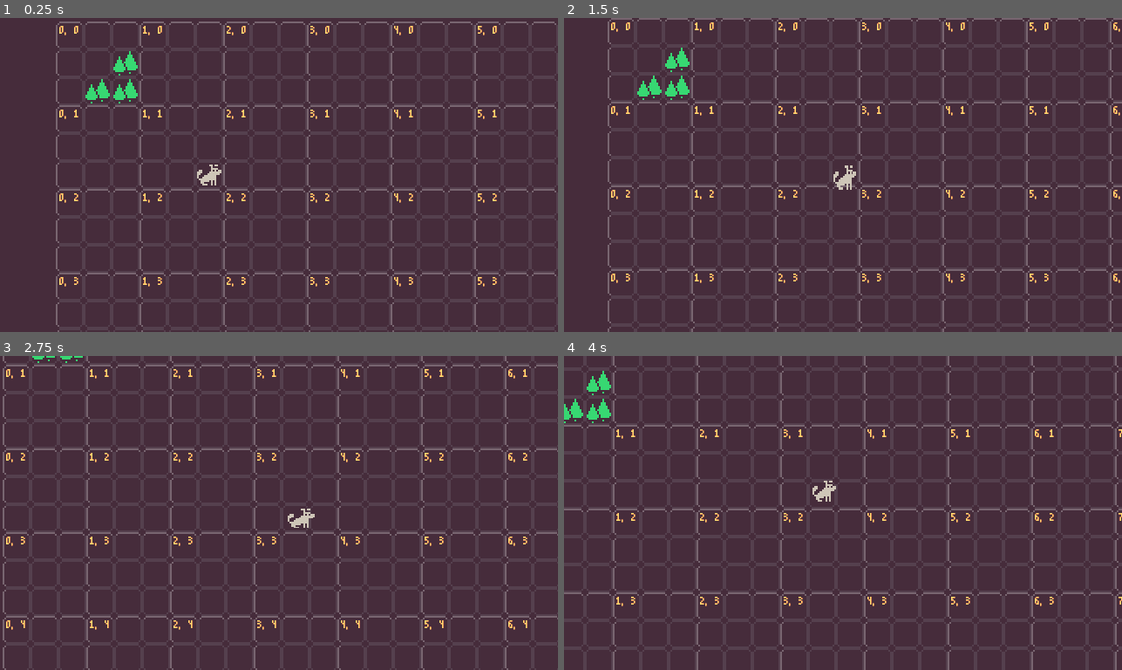
Above: before the commit, frames 1-4 (two rows, left to right).
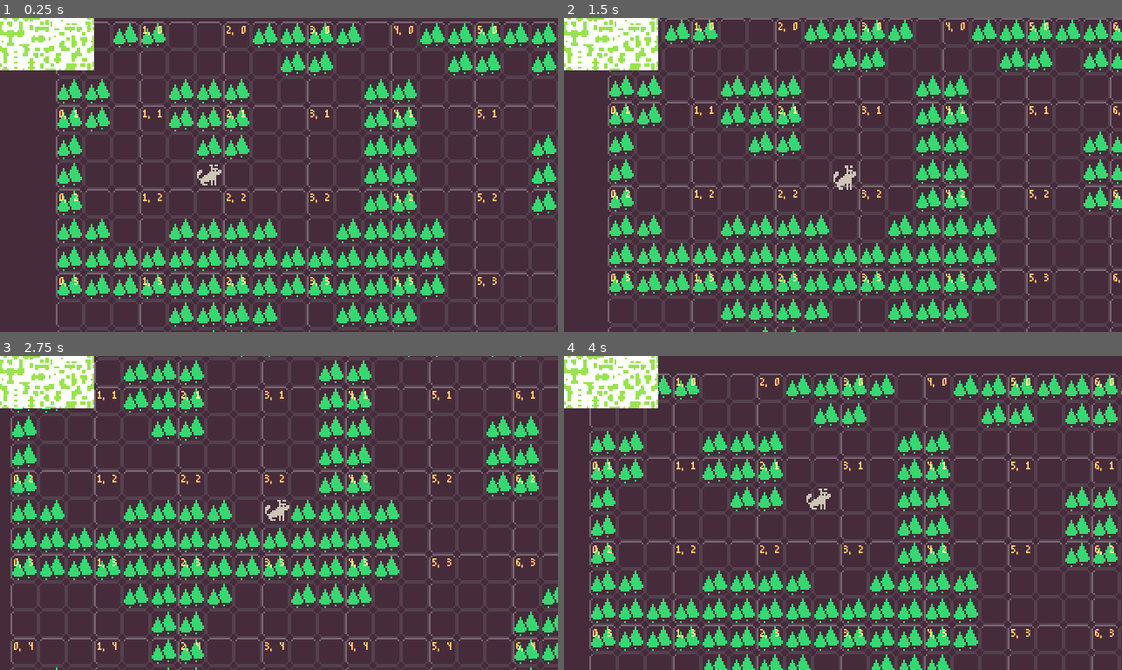
Above: after the commit, the same moments.

Repository: keipaglows/grid-based-prototype
Game: Godot game, scene res://Game.tscn
The game is run twice, just before and just after one commit, with the same random seed, the same clock (stepped at 60 frames per second) and the same inputs.
Inputs:
- Up to frame 1 (0.25 s): no input
- Up to frame 2 (1.5 s): tap Enter at 0.5 s; hold Right (ui_right) 0.53-1.28 s; hold Down (ui_down) from 1.28 s (still down)
- Up to frame 3 (2.75 s): release Down (ui_down) at 2.03 s; hold Right (ui_right) from 2.03 s (still down)
- Up to frame 4 (4 s): release Right (ui_right) at 2.78 s; hold Up (ui_up) 2.78-3.53 s; hold Left (ui_left) from 3.53 s (still down)

The runs differ from the first frame. In frame 1, 17% of the frame differs, in the area x 0-100%, y 0-100%; in frame 2, 17%; in frame 3, 23%; in frame 4, 25%.
Error before the commit: Invalid get index 'WITH_RIGHT_SIDE' (on base: 'GDScript'). (res://map_generator/map_generator.gd:46)

Commit message:
RGBG-16 | Flower traversing, map generator refactoring

Diff:
--- a/Game.tscn
+++ b/Game.tscn
@@ -12,6 +12,7 @@
 [node name="GUI Layer" type="CanvasLayer" parent="."]
 
 [node name="MapGenerator" parent="GUI Layer" instance=ExtResource( 5 )]
+TRAVERSE_ALGORITHM = 1
 
 [node name="Grid" type="TileMap" parent="."]
 tile_set = ExtResource( 2 )
--- a/autoloads/GameGlobals.gd
+++ b/autoloads/GameGlobals.gd
@@ -9,8 +9,10 @@
 const GUI_LAYER = 200
 const PLAYER_LAYER = 300
 
-const GAME_MAP_SECTIONS_WIDTH = 8
-const GAME_MAP_SECTIONS_HEIGHT = 5
+#const GAME_MAP_SECTIONS_WIDTH = 9
+#const GAME_MAP_SECTIONS_HEIGHT = 5
+const GAME_MAP_SECTIONS_WIDTH = 18
+const GAME_MAP_SECTIONS_HEIGHT = 10
 const SECTION_SIZE = 3
 
 var GAME_MAP_ALLOWED_SECTIONS = {}
--- a/entities/classes/image_section.gd
+++ b/entities/classes/image_section.gd
@@ -7,6 +7,8 @@
 var BOTTOM_SIDE: Image
 var LEFT_SIDE: Image
 var RIGHT_SIDE: Image
+
+var section_index: int
 
 # consts to match two sections
 const AT_TOP_SIDE = 'TOP_SIDE'
@@ -22,7 +24,7 @@
 }
 
 
-func _init(section: Image).():
+func _init(section: Image, section_index: int = 0).():
 	self.create_from_data(
 		GameGlobals.SECTION_SIZE,
 		GameGlobals.SECTION_SIZE,
@@ -36,6 +38,8 @@
 	self.LEFT_SIDE = self.get_rect(Rect2(0, 0, 1, 3))
 	self.RIGHT_SIDE = self.get_rect(Rect2(2, 0, 1, 3))
 
+	self.section_index = section_index
+
 # returns `true` if `matching_side` of `ImageSection` is a match to opposing side of `match_section`
 func has_match(match_section: ImageSection, matching_side: String):
 	var match_section_side = match_section.get(MATCH_SIDE_MAP[matching_side])
--- a/grid/grid.gd
+++ b/grid/grid.gd
@@ -39,11 +39,12 @@
 		# Populating grid from section data
 		for x in GAME_MAP_SECTIONS_WIDTH:
 			for y in GAME_MAP_SECTIONS_HEIGHT:
-				var section = GameGlobals.GAME_MAP_SECTIONS[Vector2(x, y)]
+				var section = GameGlobals.GAME_MAP_SECTIONS.get(Vector2(x, y))
 
-				section.lock()
-				render_section(section, x, y)
-				section.unlock()
+				if section:
+					section.lock()
+					render_section(section, x, y)
+					section.unlock()
 
 
 func render_section(section: Image, map_section_x: int, map_section_y: int) -> void:
--- a/map_generator/map_generator.gd
+++ b/map_generator/map_generator.gd
@@ -1,109 +1,232 @@
 extends Node2D
+
+enum TraverAlgorithms {LINEAR, FLOWER}
+
 export (Texture) var texture setget _set_texture
-
-
-var tile_sections
-var mini_map_texture
+export (TraverAlgorithms) var TRAVERSE_ALGORITHM
+
 
 const GAME_MAP_SECTIONS_WIDTH = GameGlobals.GAME_MAP_SECTIONS_WIDTH
 const GAME_MAP_SECTIONS_HEIGHT = GameGlobals.GAME_MAP_SECTIONS_HEIGHT
 const SECTION_SIZE = GameGlobals.SECTION_SIZE
 
-var RNG = RandomNumberGenerator.new()
-var ALLOWED_SECTION_SET = {
-	0: null
+var WHOLE_SET: Array
+var ALLOWED_SECTION_SET: Dictionary = {}
+
+var RNG: RandomNumberGenerator = RandomNumberGenerator.new()
+var MINI_MAP: Image
+var TRAVERSE_ALGORITHMS = {
+	TraverAlgorithms.LINEAR: funcref(self, 'traverse_linear'),
+	TraverAlgorithms.FLOWER: funcref(self, 'traverse_flower')
 }
 
 
 func _ready():
-	mini_map_texture = ImageTexture.new()
-	tile_sections = Image.new()
-
 	RNG.randomize()
-	tile_sections.load("map_generator/sprites/forest.png")
-	var whole_set = self.get_whole_section_set(tile_sections)
-
-	var mini_map = Image.new()
-	var MAX_SECTION_X = (tile_sections.get_width() / 3) - 1
-	var MAX_SECTION_Y = (tile_sections.get_height() / 3) - 1
-
-	mini_map.create(GAME_MAP_SECTIONS_WIDTH * SECTION_SIZE,
+	self.set_whole_section_set()
+	self.set_mini_map()
+	TRAVERSE_ALGORITHMS[TRAVERSE_ALGORITHM].call_func()
+	self.draw_mini_map(1)  # Draw and scale mini map
+
+
+func traverse_linear():
+	# Traversing from top to bottom, from left to right
+	for X in GAME_MAP_SECTIONS_WIDTH:
+		for Y in GAME_MAP_SECTIONS_HEIGHT:
+			self.place_section(X, Y)
+
+
+func traverse_flower():
+	# Traversing from center in flower like fashion
+	var CENTER_X = GAME_MAP_SECTIONS_WIDTH / 2
+	var CENTER_Y = GAME_MAP_SECTIONS_HEIGHT / 2
+	var MAX_SIDE = [GAME_MAP_SECTIONS_WIDTH, GAME_MAP_SECTIONS_HEIGHT].max()
+	var MAX_DISTANCE = MAX_SIDE - 2
+	print('Center: %s, %s, Max Distance: %s' % [CENTER_X, CENTER_Y, MAX_DISTANCE])
+
+	for distance in MAX_DISTANCE:
+		if distance == 0:
+			self.traverse_flower_segment(CENTER_X, CENTER_Y, 0)
+		else:
+			self.traverse_flower_segment(CENTER_X, CENTER_Y, distance, ImageSection.AT_TOP_SIDE)
+			self.traverse_flower_segment(CENTER_X, CENTER_Y, distance, ImageSection.AT_RIGHT_SIDE)
+			self.traverse_flower_segment(CENTER_X, CENTER_Y, distance, ImageSection.AT_BOTTOM_SIDE)
+			self.traverse_flower_segment(CENTER_X, CENTER_Y, distance, ImageSection.AT_LEFT_SIDE)
+
+
+func traverse_flower_segment(x: int, y: int, distance: int, direction: String = ''):
+	var current_x = x
+	var current_y = y
+	var section
+	var allowed_set
+	var ignore_sides = {}
+	var arch_distance = distance - 1
+
+	if direction == ImageSection.AT_TOP_SIDE:
+		current_x = x
+		current_y = y - distance
+		ignore_sides[ImageSection.AT_BOTTOM_SIDE] = true
+
+	if direction == ImageSection.AT_RIGHT_SIDE:
+		current_x = x + distance
+		current_y = y
+		ignore_sides[ImageSection.AT_LEFT_SIDE] = true
+
+	if direction == ImageSection.AT_BOTTOM_SIDE:
+		current_x = x
+		current_y = y + distance
+		ignore_sides[ImageSection.AT_TOP_SIDE] = true
+
+	if direction == ImageSection.AT_LEFT_SIDE:
+		current_x = x - distance
+		current_y = y
+		ignore_sides[ImageSection.AT_RIGHT_SIDE] = true
+
+	self.place_section(current_x, current_y, ignore_sides)
+
+	for arch_step in arch_distance:
+		if direction == ImageSection.AT_TOP_SIDE:
+			current_x += 1
+			current_y += 1
+			ignore_sides = {
+				ImageSection.AT_BOTTOM_SIDE: true,
+				ImageSection.AT_LEFT_SIDE: true
+			}
+
+		if direction == ImageSection.AT_RIGHT_SIDE:
+			current_x -= 1
+			current_y += 1
+			ignore_sides = {
+				ImageSection.AT_LEFT_SIDE: true,
+				ImageSection.AT_TOP_SIDE: true
+			}
+
+		if direction == ImageSection.AT_BOTTOM_SIDE:
+			current_x -= 1
+			current_y -= 1
+			ignore_sides = {
+				ImageSection.AT_TOP_SIDE: true,
+				ImageSection.AT_RIGHT_SIDE: true
+			}
+
+		if direction == ImageSection.AT_LEFT_SIDE:
+			current_x += 1
+			current_y -= 1
+			ignore_sides = {
+				ImageSection.AT_RIGHT_SIDE: true,
+				ImageSection.AT_BOTTOM_SIDE: true
+			}
+
+		self.place_section(current_x, current_y, ignore_sides)
+
+
+func set_whole_section_set():
+	var tile_sections = Image.new()
+	tile_sections.load("map_generator/sprites/sections_a.png")
+
+	var _whole_set = []
+	var section_index = 0
+	var MAX_TILE_SECTION_X = (tile_sections.get_width() / 3)
+	var MAX_TILE_SECTION_Y = (tile_sections.get_height() / 3)
+
+	for X in MAX_TILE_SECTION_X:
+		for Y in MAX_TILE_SECTION_Y:
+			var section = tile_sections.get_rect(
+				Rect2(X * SECTION_SIZE, Y * SECTION_SIZE, SECTION_SIZE, SECTION_SIZE)
+			)
+
+			_whole_set.append(ImageSection.new(section, section_index))
+			section_index += 1
+
+	ALLOWED_SECTION_SET[self.get_set_index_hash(_whole_set)] = _whole_set
+	WHOLE_SET = _whole_set
+
+
+func set_mini_map():
+	MINI_MAP = Image.new()
+	MINI_MAP.create(GAME_MAP_SECTIONS_WIDTH * SECTION_SIZE,
 					GAME_MAP_SECTIONS_HEIGHT * SECTION_SIZE,
 					false,
 					Image.FORMAT_RGBA8)
 
-	# Filling GAME_MAP_SECTIONS with sections
-	for X in GAME_MAP_SECTIONS_WIDTH:
-		for Y in GAME_MAP_SECTIONS_HEIGHT:
-			GameGlobals.GAME_MAP_ALLOWED_SECTIONS[Vector2(X, Y)] = whole_set
-
-			var section_x = RNG.randi_range(0, MAX_SECTION_X)
-			var section_y = RNG.randi_range(0, MAX_SECTION_Y)
-			var section = get_section(tile_sections, section_x, section_y)
-			GameGlobals.GAME_MAP_SECTIONS[Vector2(X, Y)] = section
-
-			###
-			var has_top_match = section.has_match(whole_set[3], ImageSection.WITH_RIGHT_SIDE)
-
-			if has_top_match:
-				print('X: %s, Y: %s, HAS_TOP_MATCH: %s' % [X, Y, has_top_match])
-			###
-
-			# drawing current section to mini_map
-			mini_map.blit_rect(section,
-							   Rect2(0, 0, SECTION_SIZE, SECTION_SIZE),
-							   Vector2(X * SECTION_SIZE, Y * SECTION_SIZE))
-
-	# scailing up resulted mini_map to better see it on screen
-	mini_map.resize(
-		GAME_MAP_SECTIONS_WIDTH * SECTION_SIZE * 2,
-		GAME_MAP_SECTIONS_HEIGHT * SECTION_SIZE * 2,
+
+func draw_mini_map(scale: int):
+	MINI_MAP.resize(
+		GAME_MAP_SECTIONS_WIDTH * SECTION_SIZE * scale,
+		GAME_MAP_SECTIONS_HEIGHT * SECTION_SIZE * scale,
 		0
 	)
 	# creating from image without any default flags
-	mini_map_texture.create_from_image(mini_map, 0)
+	var mini_map_texture = ImageTexture.new()
+	mini_map_texture.create_from_image(MINI_MAP, 0)
 	texture = mini_map_texture
 
 
-func get_section(tile_sections: Image, x: int, y: int):
-	var start_x = x * SECTION_SIZE
-	var start_y = y * SECTION_SIZE
-#	return tile_sections.get_rect(
-#		Rect2(start_x, start_y, SECTION_SIZE, SECTION_SIZE)
-#	)
-	var section = tile_sections.get_rect(
-		Rect2(start_x, start_y, SECTION_SIZE, SECTION_SIZE)
-	)
-
-	return ImageSection.new(section)
-
-
-
-func get_whole_section_set(tile_sections: Image):
-	var whole_set = []
-	# dimensions in sections of `forest.png`
-	for X in 3:
-		for Y in 4:
-			var section = tile_sections.get_rect(
-				Rect2(X * SECTION_SIZE, Y * SECTION_SIZE, SECTION_SIZE, SECTION_SIZE)
-			)
-
-			whole_set.append(ImageSection.new(section))
-
-	return whole_set
-
-
-func get_image_colors(image: Image):
-	var width = image.get_width()
-	var height = image.get_height()
-	image.lock()
-
-	for x in width:
-		print('x is ', x)
-		for y in height:
-			print(image.get_pixel(x, y))
-
-	image.unlock()
+func place_section(x: int, y: int, ignore_sides: Dictionary = {}):
+	# Choosing random section from allowed ones and placing it on map
+	var allowed_set = GameGlobals.GAME_MAP_ALLOWED_SECTIONS.get(Vector2(x, y), WHOLE_SET)
+	var section = self.get_section_from_allowed_set(allowed_set, x, y)
+
+	GameGlobals.GAME_MAP_SECTIONS[Vector2(x, y)] = section
+	self.update_allowed_set_around(section, x ,y, ignore_sides)
+
+	# drawing current section to mini_map
+	MINI_MAP.blit_rect(section,
+					   Rect2(0, 0, SECTION_SIZE, SECTION_SIZE),
+					   Vector2(x * SECTION_SIZE, y * SECTION_SIZE))
+
+
+func update_allowed_set(around_section: ImageSection,
+						set_coordinate: Vector2,
+						at_which_side: String):
+	var allowed_set = GameGlobals.GAME_MAP_ALLOWED_SECTIONS.get(set_coordinate, WHOLE_SET)
+	var new_allowed_set = []
+
+	for allowed_section in allowed_set:
+		if around_section.has_match(allowed_section, at_which_side):
+			new_allowed_set.append(allowed_section)
+
+	var new_set_hash = self.get_set_index_hash(new_allowed_set)
+
+	if not ALLOWED_SECTION_SET.get(new_set_hash):
+		ALLOWED_SECTION_SET[new_set_hash] = new_allowed_set
+
+	GameGlobals.GAME_MAP_ALLOWED_SECTIONS[set_coordinate] = new_allowed_set
+
+
+func update_allowed_set_around(section: ImageSection,
+							   x: int,
+							   y: int,
+							   ignore_sides: Dictionary = {}):
+	if not ignore_sides.get(ImageSection.AT_TOP_SIDE):
+		self.update_allowed_set(section, Vector2(x, y - 1), ImageSection.AT_TOP_SIDE)
+	if not ignore_sides.get(ImageSection.AT_RIGHT_SIDE):
+		self.update_allowed_set(section, Vector2(x + 1, y), ImageSection.AT_RIGHT_SIDE)
+	if not ignore_sides.get(ImageSection.AT_BOTTOM_SIDE):
+		self.update_allowed_set(section, Vector2(x, y + 1), ImageSection.AT_BOTTOM_SIDE)
+	if not ignore_sides.get(ImageSection.AT_LEFT_SIDE):
+		self.update_allowed_set(section, Vector2(x - 1, y), ImageSection.AT_LEFT_SIDE)
+
+
+func get_section_from_allowed_set(allowed_set: Array, X: int, Y: int):
+	if len(allowed_set):
+		return allowed_set[RNG.randi_range(0, len(allowed_set) - 1)]
+	else:
+		print('X: %s, Y: %s' % [X, Y])
+		# TODO: add mechanism to choose a more appropriate section
+		return WHOLE_SET[0]
+
+
+func get_set_index_hash(section_set: Array):
+	var set_index_hash = ''
+
+	for section in section_set:
+		if not set_index_hash:
+			set_index_hash += str(section.section_index)
+		else:
+			set_index_hash += '_%s' % str(section.section_index)
+
+	return set_index_hash
 
 
 func _set_texture(value):
Binary file removed: map_generator/sprites/forest.png
Binary file added: map_generator/sprites/sections.png
Not shown, added: map_generator/sprites/sections.png.import
Binary file added: map_generator/sprites/sections_a.png
Not shown, changed: map_generator/sprites/sections_a.png.import
